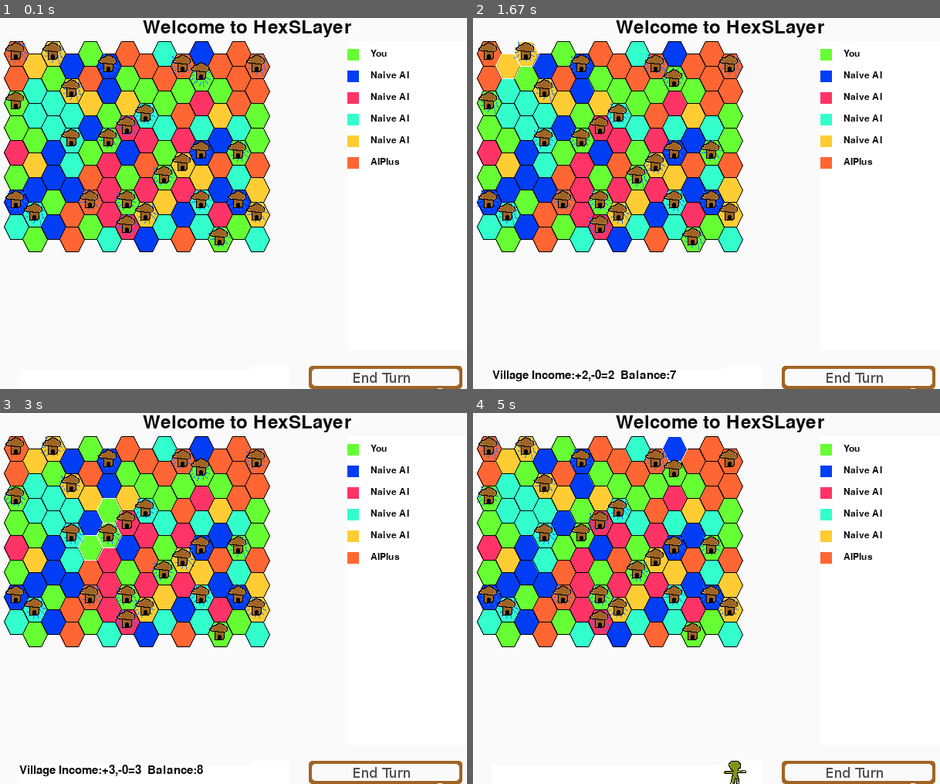
Above: before the commit, frames 1-4 (two rows, left to right).
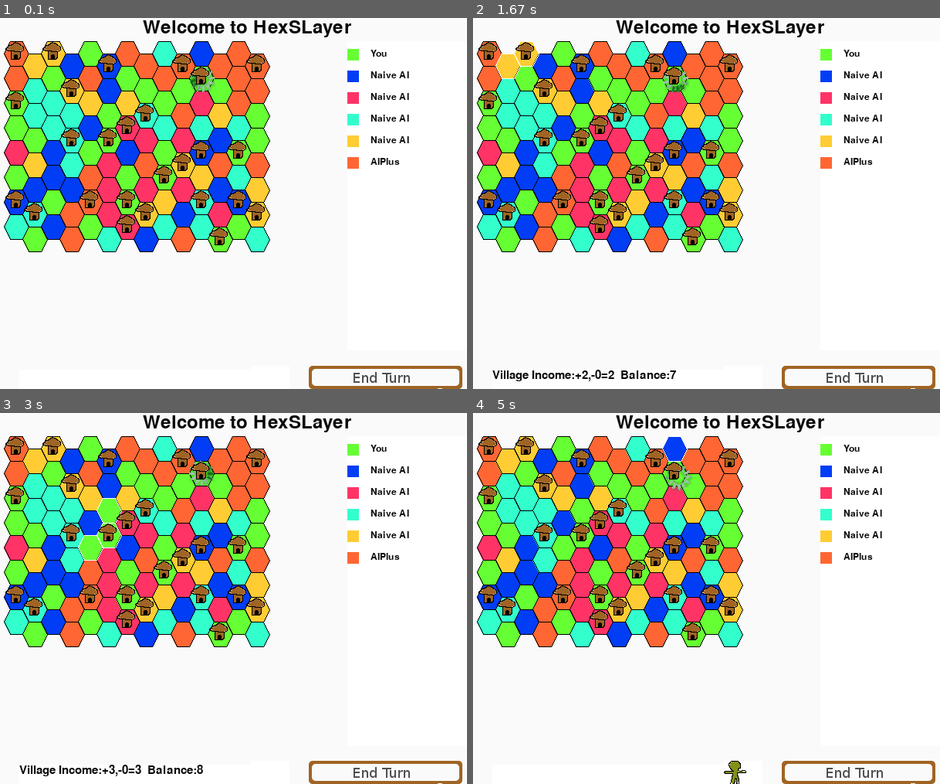
Above: after the commit, the same moments.

Repository: StephenFluin/HexSLayer
Game: pygame game, started from hexslayer.py
Same seed, same stepped clock (60 frames per second), same inputs: the game is played once before the commit and once after it. The source is Python 2; it was converted automatically to run under Python 3.
Inputs (mouse positions are in pixels of both pictures, inside the frame that each line leads up to):
- Up to frame 1 (0.1 s): no input
- Up to frame 2 (1.67 s): press the mouse at (720, 225) at 0.37 s; move the mouse to (659, 218) at 0.47 s; release the mouse at (599, 207) at 0.6 s; press the mouse at (673, 103) at 0.7 s; move the mouse to (613, 110) at 0.8 s; release the mouse at (552, 114) at 0.93 s; press the mouse at (599, 77) at 1.03 s; move the mouse to (753, 210) at 1.13 s; release the mouse at (907, 344) at 1.27 s; press the mouse at (524, 55) at 1.37 s; move the mouse to (566, 188) at 1.47 s; release the mouse at (613, 322) at 1.6 s
- Up to frame 3 (3 s): press the mouse at (219, 487) at 1.7 s; move the mouse to (163, 568) at 1.8 s; release the mouse at (107, 657) at 1.93 s; click (130, 602) at 2.05 s; press the mouse at (107, 461) at 2.37 s; move the mouse to (168, 461) at 2.47 s; release the mouse at (224, 461) at 2.6 s; press the mouse at (107, 509) at 2.7 s; move the mouse to (238, 502) at 2.8 s; release the mouse at (373, 494) at 2.93 s
- Up to frame 4 (5 s): press the mouse at (617, 487) at 3.03 s; move the mouse to (687, 531) at 3.13 s; release the mouse at (757, 576) at 3.27 s; press the mouse at (636, 450) at 3.37 s; move the mouse to (627, 531) at 3.47 s; release the mouse at (617, 613) at 3.6 s; press the mouse at (580, 487) at 3.7 s; move the mouse to (664, 490) at 3.8 s; release the mouse at (748, 494) at 3.93 s; press the mouse at (673, 472) at 4.03 s; move the mouse to (608, 553) at 4.13 s; release the mouse at (538, 635) at 4.27 s; press the mouse at (505, 487) at 4.37 s; move the mouse to (533, 539) at 4.47 s; release the mouse at (566, 591) at 4.6 s; press the mouse at (673, 450) at 4.7 s; move the mouse to (790, 576) at 4.8 s; release the mouse at (902, 706) at 4.93 s

The runs differ from the first frame. In frame 1, 0.7% of the frame differs, in the area x 1-58%, y 6-62%; in frame 2, 0.7%; in frame 3, 0.6%; in frame 4, 0.7%.

Commit message:
Interesting new spin visual and indicator.

Diff:
--- a/hexslayer.py
+++ b/hexslayer.py
@@ -42,7 +42,7 @@
 		self.xloc = xloc
 		self.yloc = yloc
 		self.balance = 5
-		self.bounce = 0
+		self.spin = 0
 		self.image = pygame.image.load("village.png")
 		gameMap.renders.append(self)
 		self.player = gameMap.getTile((xloc,yloc)).player
@@ -448,25 +448,20 @@
 
 
 		#Draw Everything
-		#Only bounce villages/pawns belonging to player.
+		# A nice spinning graphic
 		screen.blit(background, (0, 0))
-		bounceHeight = 14
 		for pawn in gameMap.renders:
-
-			bounce = -bounceHeight/2
 			if isinstance(pawn,Pawn) and not pawn.moved and pawn.player == 0:
-				pawn.bounce += .25
-				pawn.bounce = pawn.bounce % bounceHeight
-				bounce += pawn.bounce
+				new = True
 			elif isinstance(pawn,Village) and pawn.balance >= 10 and pawn.player == 0:
-				pawn.bounce += .25
-				pawn.bounce = pawn.bounce % bounceHeight
-				bounce += pawn.bounce
+				new = True
 			else:
-				bounce = 0
+				new = False
 			i = random.randint(0,6)
-			screen.blit(sparks,(pawn.x,pawn.y),pygame.Rect((i*30,0),(30,30)))
-			screen.blit(pawn.image,(pawn.x,pawn.y+bounce))
+			if new:
+				pawn.spin += 1
+				screen.blit(pygame.transform.rotate(sparks,pawn.spin),(pawn.x,pawn.y))
+			screen.blit(pawn.image,(pawn.x,pawn.y))
 		allsprites.draw(screen)
 		pygame.display.flip()
 
--- a/pawns.py
+++ b/pawns.py
@@ -19,7 +19,7 @@
 		self.startTile = None
 		self.moved = False
 		self.level = level
-		self.bounce = 0
+		self.spin = 0
 		self.player = -1
 
 
Binary file changed: sparks.png
